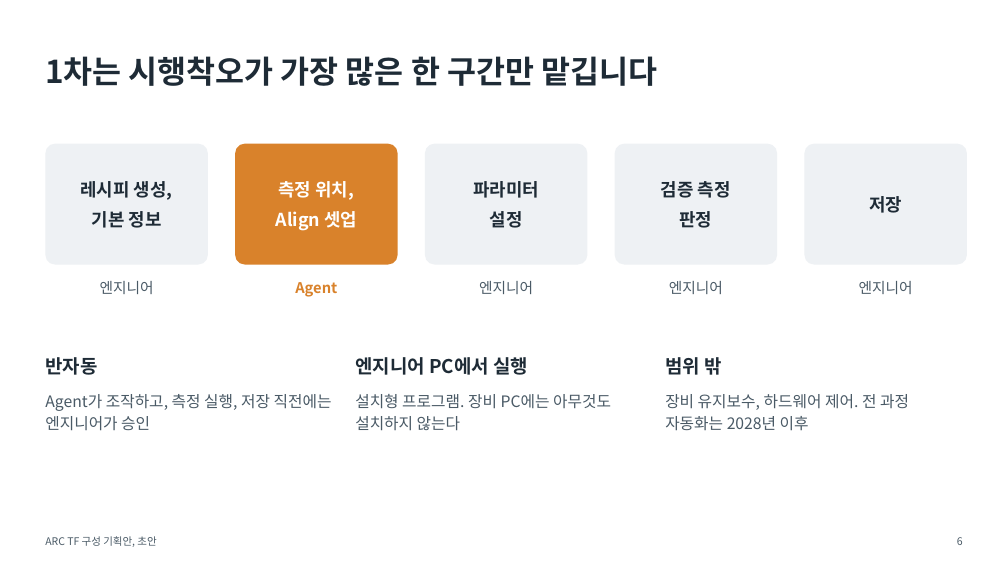
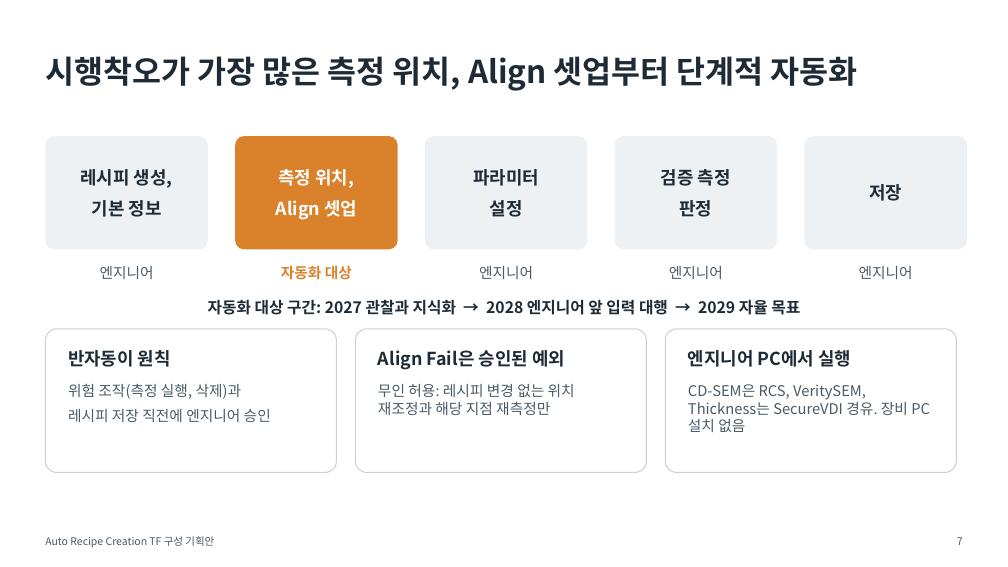
Before and after one commit to DarrenKoi/pm_notes, a slide deck: slide 7 of my-task/arc-tf/deliverables/arc-tf-proposal.pptx (slide 6 before the commit). Drawn at 1008x567 pixels with LibreOffice and Linux fonts; fonts in the diff are those of the drawing. Boxes give left, top, right and bottom in pixels: in the first picture for what was removed or moved away, otherwise in the second. Text is boxed around its words. In the diff, an @@ line names an element or a change of style, - is before the commit and + after.

```diff
--- a/my-task/arc-tf/deliverables/arc-tf-proposal.pptx
+++ b/my-task/arc-tf/deliverables/arc-tf-proposal.pptx
@@ text at (45, 56, 858, 91): text changed @@
-1차는 시행착오가 가장 많은 한 구간만 맡깁니다
+시행착오가 가장 많은 측정 위치, Align 셋업부터 단계적 자동화
@@ text "레시피 생성,": place and size @@
-text "레시피 생성," at (81, 181, 173, 228)
+text "레시피 생성," at (81, 169, 173, 217)
@@ rounded rectangle: place and size @@
-rounded rectangle at (45, 144, 208, 265)
+rounded rectangle at (45, 136, 208, 250)
@@ text "측정 위치,": place and size @@
-text "측정 위치," at (276, 181, 357, 231)
+text "측정 위치," at (276, 169, 357, 220)
@@ rounded rectangle: place and size @@
-rounded rectangle at (235, 144, 398, 265)
+rounded rectangle at (235, 136, 398, 250)
@@ text "파라미터": place and size @@
-text "파라미터" at (473, 181, 539, 228)
+text "파라미터" at (473, 169, 539, 217)
@@ rounded rectangle: place and size @@
-rounded rectangle at (425, 144, 588, 265)
+rounded rectangle at (425, 136, 588, 250)
@@ text "검증 측정": place and size @@
-text "검증 측정" at (661, 181, 731, 228)
+text "검증 측정" at (661, 169, 731, 217)
@@ rounded rectangle: place and size @@
-rounded rectangle at (615, 144, 777, 265)
+rounded rectangle at (615, 136, 777, 250)
@@ text "저장": place and size @@
-text "저장" at (869, 196, 902, 213)
+text "저장" at (869, 184, 902, 201)
@@ rounded rectangle: place and size @@
-rounded rectangle at (805, 144, 967, 265)
+rounded rectangle at (805, 136, 967, 250)
@@ text added at (281, 265, 352, 280), 14 pt, text #D9822B, bold @@
+자동화 대상
@@ 4 texts: place and size @@
-4 texts at (100, 281, 913, 294)
+4 texts at (100, 266, 913, 279)
@@ text added at (208, 299, 800, 315), 15 pt, text #1E2B36, bold @@
+자동화 대상 구간: 2027 관찰과 지식화 → 2028 엔지니어 앞 입력 대행 → 2029 자율 목표
@@ text removed at (295, 282, 337, 297) @@
-Agent
@@ rounded rectangle added at (45, 329, 337, 473), fill #FFFFFF, outline #C9D1D8 1 pt @@
@@ rounded rectangle added at (355, 329, 647, 473), fill #FFFFFF, outline #C9D1D8 1 pt @@
@@ rounded rectangle added at (665, 329, 957, 473), fill #FFFFFF, outline #C9D1D8 1 pt @@
@@ text at (68, 350, 171, 367): text changed; size 18 to 17 pt @@
-반자동
+반자동이 원칙
@@ text added at (378, 350, 565, 370), 17 pt, text #1E2B36, bold @@
+Align Fail은 승인된 예외
@@ text removed at (665, 357, 721, 375) @@
-범위 밖
@@ text "엔지니어 PC에서 실행": place and size @@
-text "엔지니어 PC에서 실행" at (355, 357, 528, 375)
+text "엔지니어 PC에서 실행" at (688, 350, 851, 367)
@@ text "엔지니어 PC에서 실행" at (688, 350, 851, 367): size 18 to 17 pt @@
@@ text at (68, 384, 271, 422): text changed; size 15 to 14 pt @@
-Agent가 조작하고, 측정 실행, 저장 직전에는 엔지니어가 승인
+위험 조작(측정 실행, 삭제)과
+레시피 저장 직전에 엔지니어 승인
@@ text added at (378, 384, 575, 415), 14 pt, text #4A5A66 @@
+무인 허용: 레시피 변경 없는 위치 재조정과 해당 지점 재측정만
@@ text added at (688, 384, 930, 432), 14 pt, text #4A5A66 @@
+CD-SEM은 RCS, VeritySEM, Thickness는 SecureVDI 경유. 장비 PC 설치 없음
@@ text removed at (355, 394, 611, 431) @@
-설치형 프로그램. 장비 PC에는 아무것도 설치하지 않는다
@@ text removed at (665, 394, 909, 431) @@
-장비 유지보수, 하드웨어 제어. 전 과정 자동화는 2028년 이후
@@ text at (45, 536, 214, 548): text changed @@
-ARC TF 구성 기획안, 초안
+Auto Recipe Creation TF 구성 기획안
@@ text at (957, 537, 963, 545): text changed @@
-6
+7
```
Also in this commit, not shown: 6 other slides changed, 6 slides added, 4 slides removed, 12 other files.
